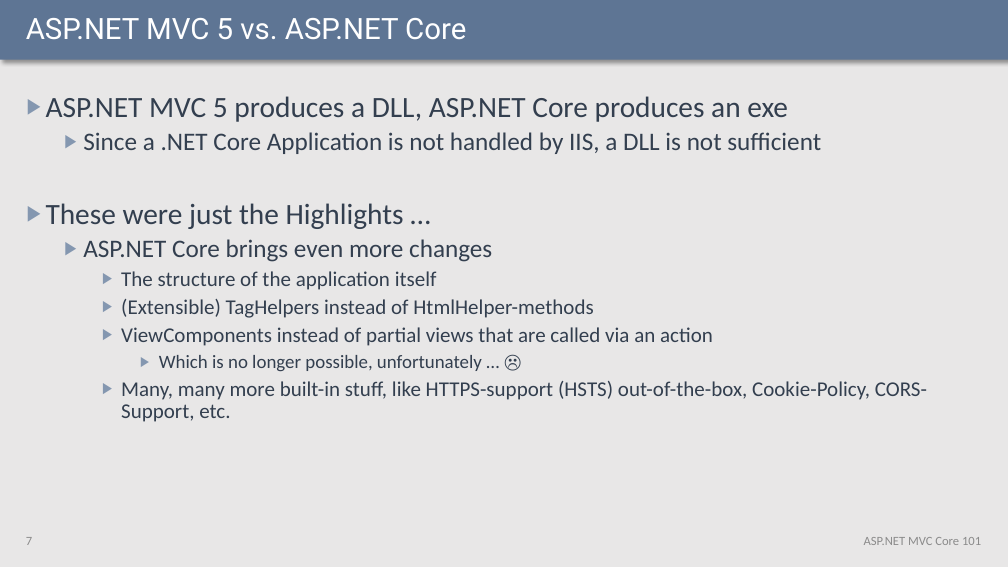
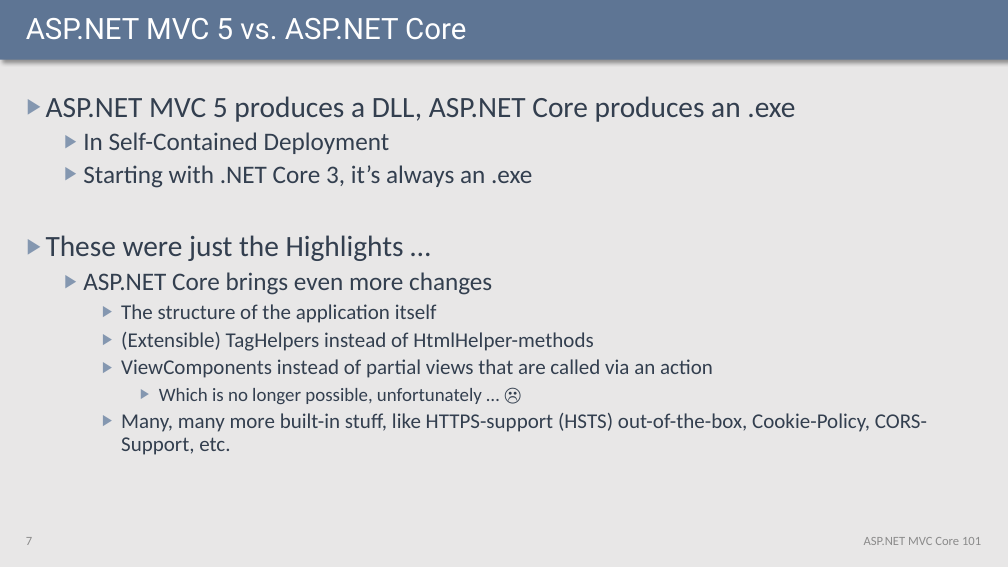
Before and after one commit to fjeller/Smarthouse.AspnetCore.Samples, a slide deck: slide 7 of __Slides/ASPNET.Core.101b.pptx. Drawn at 1008x567 pixels with LibreOffice and Linux fonts; fonts in the diff are those of the drawing. Boxes give left, top, right and bottom in pixels: in the first picture for what was removed or moved away, otherwise in the second. Text is boxed around its words. In the diff, an @@ line names an element or a change of style, - is before the commit and + after.

```diff
--- a/__Slides/ASPNET.Core.101b.pptx
+++ b/__Slides/ASPNET.Core.101b.pptx
@@ text at (x1=46, y1=96, x2=795, y2=188): text changed @@
-▶ ASP.NET MVC 5 produces a DLL, ASP.NET Core produces an exe
-  ▶ Since a .NET Core Application is not handled by IIS, a DLL is not sufficient
+▶ ASP.NET MVC 5 produces a DLL, ASP.NET Core produces an .exe
+  ▶ In Self-Contained Deployment
+  ▶ Starting with .NET Core 3, it’s always an .exe
```
Also in this commit, not shown: 6 other slides changed, 11 slides added.
